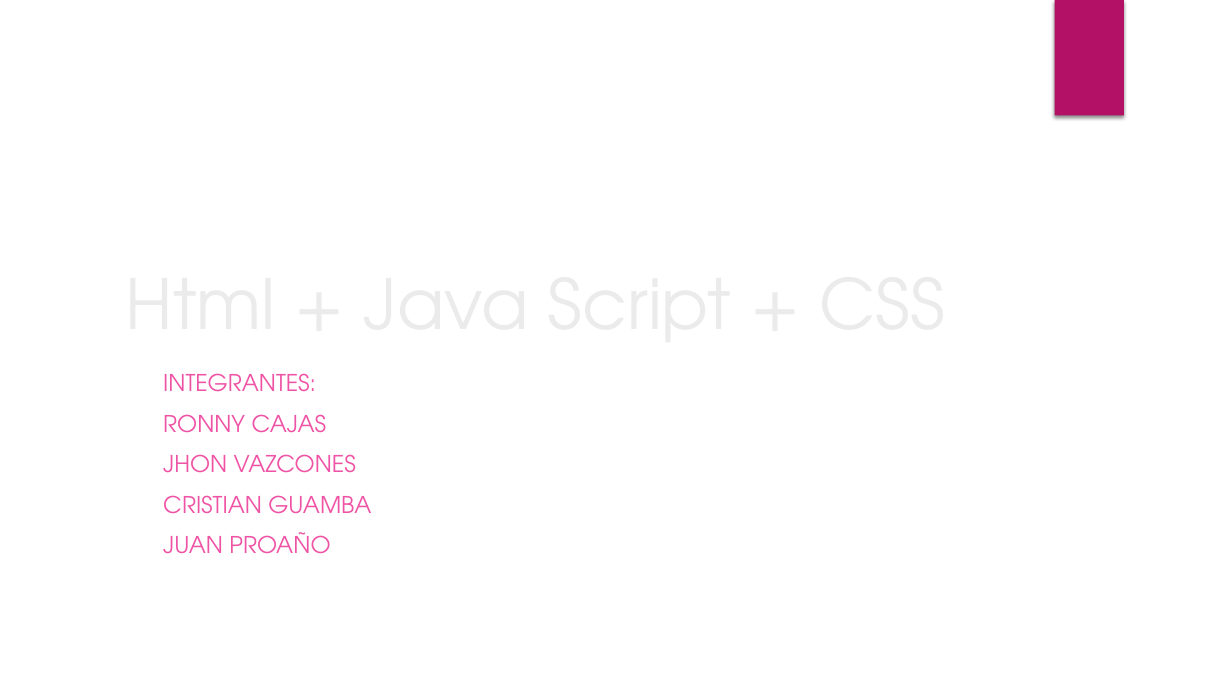
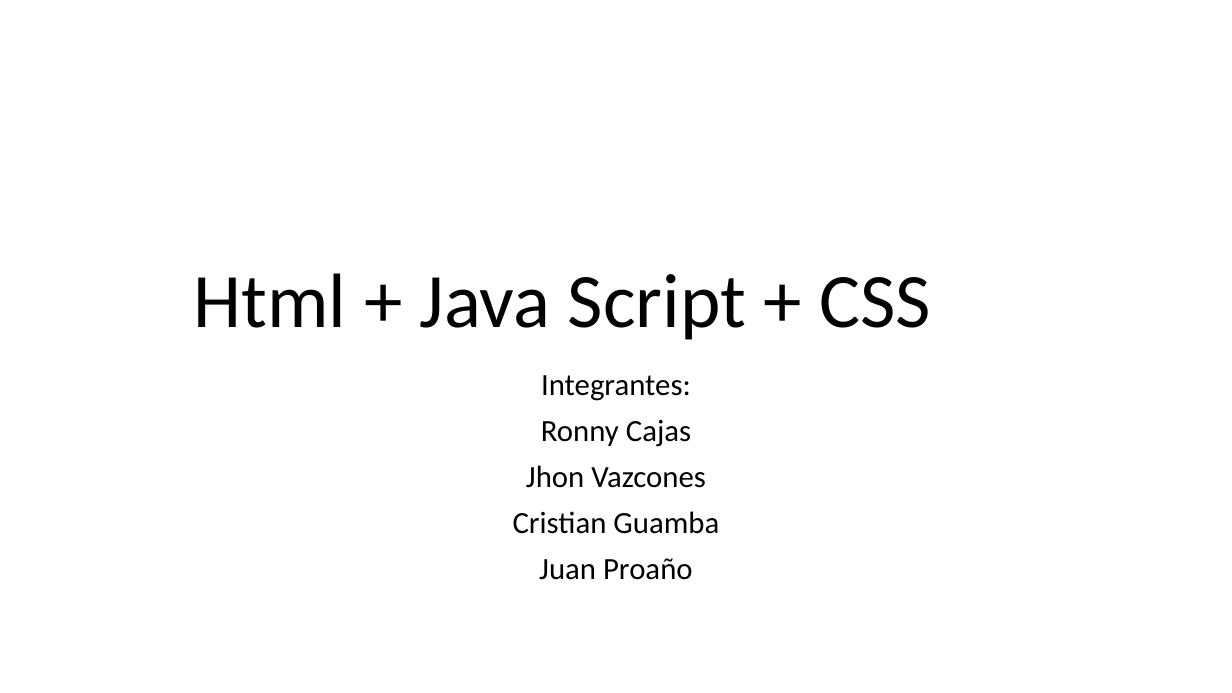
Before and after one commit to stealth14/Web-Transicion-Gradiente, a slide deck: slide 1 of diapositivas teoría JS.pptx. Drawn at 1232x693 pixels with LibreOffice and Linux fonts; fonts in the diff are those of the drawing; background and template pictures are left out. Boxes give left, top, right and bottom in pixels: in the first picture for what was removed or moved away, otherwise in the second. Text is boxed around its words. In the diff, an @@ line names an element or a change of style, - is before the commit and + after.

```diff
--- a/diapositivas teoría JS.pptx
+++ b/diapositivas teoría JS.pptx
@@ rectangle removed at box(1055, 0, 1124, 116) @@
@@ title "Html + Java Script + ..." at box(194, 273, 931, 340): size 54 to 60 pt, font TeX Gyre Adventor to Calibri, text colour #EBEBEB to #000000; alignment left to centre; line spacing 1 to 0.9 @@
@@ subtitle at box(513, 375, 719, 580): text changed; size 18 to 24 pt; font TeX Gyre Adventor to Calibri; text colour #EF53A5 to #000000 @@
-INTEGRANTES:
-RONNY CAJAS
-JHON VAZCONES
-CRISTIAN GUAMBA
-JUAN PROAÑO
+Integrantes:
+Ronny Cajas
+Jhon Vazcones
+Cristian Guamba
+Juan Proaño
```
Also in this commit, not shown: 10 other slides changed, 5 other files.
